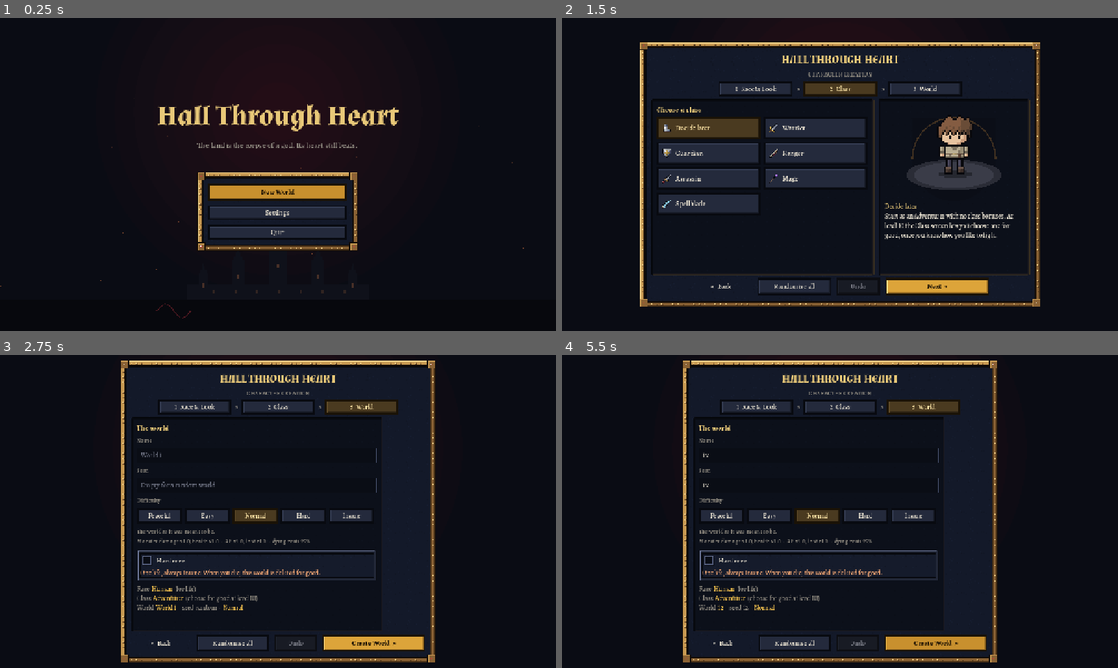
Above: before the commit, frames 1-4 (two rows, left to right).
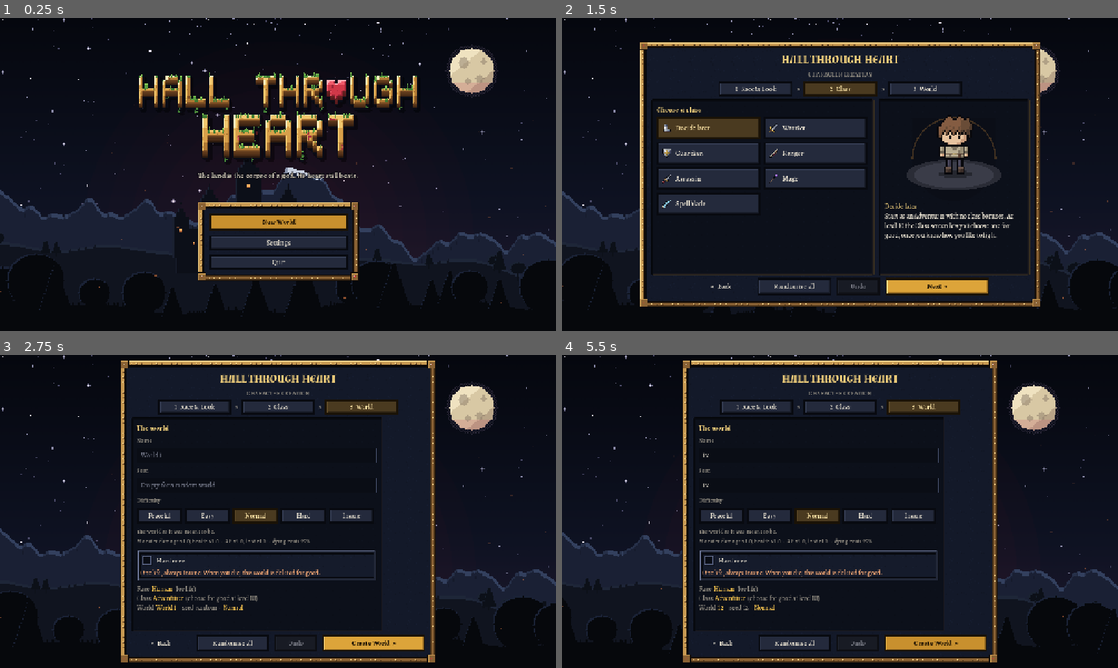
Above: after the commit, the same moments.

Repository: snamberi/Hall-Through-Heart
Game: Godot game, scene res://scenes/menu.tscn
The game is run twice, just before and just after one commit, with the same random seed, the same clock (stepped at 60 frames per second) and the same inputs. Sound files missing from this copy of the repository are replaced by a short silence.
Inputs (mouse positions are in pixels of both pictures, inside the frame that each line leads up to):
- Up to frame 1 (0.25 s): no input
- Up to frame 2 (1.5 s): click "New World" at 0.5 s; click "Next >" at 1.25 s
- Up to frame 3 (2.75 s): click "Next >" at 2 s
- Up to frame 4 (5.5 s): click (817, 455) at 2.77 s; type "12" at 2.85 s; click (817, 486) at 3 s; type "12" at 3.08 s; click "Easy" at 3.5 s; click "Easy" at 4.25 s; click "Normal" at 5 s

The runs differ from the first frame. In frame 1, 20% of the frame differs, in the area x 0-100%, y 0-96%; in frame 2, 4.2%; in frame 3, 5.8%; in frame 4, 6.2%.

Commit message:
Containers look like what was opened; pixel logo and title panorama
The bag is stitched leather with sewn pockets; a chest's side is dark
boards held by riveted iron; a crafting table's screen is its planked top
with wells cut in it (for crafts; gathering keeps the plain look); the
furnace is sooty brick. Plain things sit in the container's own slots,
finer ones keep their rarity frames. Drawn pixel by pixel as tiling
nine-slice frames (tools/generate_containers.py).

The title shows a logo drawn pixel by pixel (tools/generate_title.py):
chunky bevelled bronze letters standing as carved blocks, moss and grass
over their tops, vines hanging, a heart for the O, veins through HEART.
Behind it a night panorama in layers that drift at their own pace and
wrap round: stars and the moon, snow-capped mountains, the Sanctuary on
its hills with lit windows, dark woods, embers, and a crimson glow that
beats with the heart. Shown at whole-number scales so every pixel stays
square.

Co-Authored-By: Claude Opus 5.5 <noreply@anthropic.com>
Claude-Session: https://claude.ai/code/session_018VKRMzBJrrQDcMAxNX13Ea

Diff:
--- a/scripts/ui/furnace_menu.gd
+++ b/scripts/ui/furnace_menu.gd
@@ -24,6 +24,7 @@
 	note.horizontal_alignment = HORIZONTAL_ALIGNMENT_CENTER
 	content.add_child(note)
 	var panel := UITheme.inset_panel()
+	panel.add_theme_stylebox_override("panel", UITheme.skin_panel("stone"))
 	content.add_child(panel)
 	var box := VBoxContainer.new()
 	box.add_theme_constant_override("separation", 8)
--- a/scripts/ui/inventory_menu.gd
+++ b/scripts/ui/inventory_menu.gd
@@ -119,7 +119,9 @@
 	content.add_child(columns)
 
 	# --- left: the bag
+	# Opening the bag looks into it: stitched leather and sewn pockets.
 	var bag_panel := UITheme.inset_panel()
+	bag_panel.add_theme_stylebox_override("panel", UITheme.skin_panel("pack"))
 	columns.add_child(bag_panel)
 	var left := VBoxContainer.new()
 	left.add_theme_constant_override("separation", 8)
@@ -1007,7 +1009,7 @@
 
 
 func _style_button(button: Button, item: Item) -> void:
-	ItemGrid.style_slot(button, item, item != null and item == _selected)
+	ItemGrid.style_slot(button, item, item != null and item == _selected, "pack" if button.get_parent() == _grid else "")
 
 
 ## Hotbar keys put the hovered (or selected) item in that slot; the
--- a/scripts/ui/item_grid.gd
+++ b/scripts/ui/item_grid.gd
@@ -17,6 +17,8 @@
 var tooltip: ItemTooltip
 ## Extra line for the tooltip, per item (a price, say). Optional.
 var note_for: Callable
+## A container's look for the slots ("pack", "chest"...; see UITheme.skin_slot).
+var skin := ""
 ## The item drawn as chosen, if any.
 var selected: Item
 ## Items shown with a tick (marked to sell or throw away together).
@@ -52,7 +54,7 @@
 		var button := _buttons[index]
 		button.visible = index < count
 		var item: Item = items[index] if index < items.size() else null
-		style_slot(button, item, item != null and item == selected)
+		style_slot(button, item, item != null and item == selected, skin)
 		_counts[index].text = str(item.count) if item and item.count > 1 else ""
 		_marks[index].visible = item != null and item in marked
 		_locks[index].visible = item != null and item.locked
@@ -122,7 +124,13 @@
 
 ## A sunken pixel-art slot in the item's rarity look (see
 ## UITheme.rarity_slot), lit up while hovered; the chosen item's is gold.
-static func frame_style(item: Item, chosen: bool, kind: String = "") -> StyleBoxTexture:
+static func frame_style(item: Item, chosen: bool, kind: String = "", skin: String = "") -> StyleBoxTexture:
+	# In a container's own look, plain things sit in its slots; finer ones
+	# keep their rarity's frame.
+	if skin != "" and (item == null or item.rarity == 0 or chosen or kind == "slot_active"):
+		var skinned := UITheme.skin_slot(skin, kind if kind != "" else ("slot_active" if chosen else "slot"))
+		skinned.set_content_margin_all(5)
+		return skinned
 	if item and not chosen and kind in ["", "slot_hover"]:
 		var framed := UITheme.rarity_slot(item.rarity)
 		if kind == "slot_hover":
@@ -136,11 +144,11 @@
 ## Dresses any button as an item slot, with the same four states everywhere:
 ## hover lifts the fill and brightens the edge, pressed sinks it, disabled
 ## greys it.
-static func style_slot(button: Button, item: Item, chosen: bool = false) -> void:
-	var style := frame_style(item, chosen)
-	var hover := frame_style(item, chosen, "slot_active" if chosen else "slot_hover")
-	var pressed := frame_style(item, chosen, "slot_active")
-	var disabled := frame_style(item, chosen)
+static func style_slot(button: Button, item: Item, chosen: bool = false, skin: String = "") -> void:
+	var style := frame_style(item, chosen, "", skin)
+	var hover := frame_style(item, chosen, "slot_active" if chosen else "slot_hover", skin)
+	var pressed := frame_style(item, chosen, "slot_active", skin)
+	var disabled := frame_style(item, chosen, "", skin)
 	disabled.modulate_color = Color(0.6, 0.6, 0.65)
 	button.add_theme_stylebox_override("normal", style)
 	button.add_theme_stylebox_override("pressed", pressed)
--- a/scripts/ui/main_menu.gd
+++ b/scripts/ui/main_menu.gd
@@ -3,6 +3,19 @@
 ## list, make a new world with a difficulty, change settings, or quit.
 
 const GAME := "res://scenes/main.tscn"
+## The logo and the panorama behind everything (tools/generate_title.py):
+## the sky stands still; the layers in front drift past at their own pace,
+## in whole art pixels, wrapping round.
+const LOGO: Texture2D = preload("res://assets/ui/logo.png")
+const SKY: Texture2D = preload("res://assets/ui/title_sky.png")
+const SKY_SIZE := Vector2(427, 240)
+const LAYER_WIDTH := 640.0
+## [picture, art pixels a second]
+const LAYERS := [
+	[preload("res://assets/ui/title_far.png"), 1.0],
+	[preload("res://assets/ui/title_hills.png"), 3.0],
+	[preload("res://assets/ui/title_woods.png"), 8.0],
+]
 
 var _pages: Dictionary[String, Control] = {}
 var _save_list: VBoxContainer
@@ -23,6 +36,7 @@
 
 func _ready() -> void:
 	theme = UITheme.get_theme()
+	texture_filter = CanvasItem.TEXTURE_FILTER_NEAREST
 	set_anchors_and_offsets_preset(Control.PRESET_FULL_RECT)
 	get_tree().paused = false
 	Engine.time_scale = 1.0
@@ -52,57 +66,33 @@
 
 
 func _draw() -> void:
-	# A dark field with a faint glow where the heart would be, beating.
-	draw_rect(Rect2(Vector2.ZERO, size), Color("0a0c14"))
+	# The night over the land, at the largest whole scale that fills the
+	# window (cropped evenly), so each art pixel is a square of screen ones.
 	var now := Time.get_ticks_msec() / 1000.0
-	var middle := Vector2(size.x / 2.0, size.y * 0.3)
+	var scale := ceilf(maxf(size.y / SKY_SIZE.y, size.x / SKY_SIZE.x))
+	var view := SKY_SIZE * scale
+	var origin := ((size - view) / 2.0).floor()
+	draw_rect(Rect2(Vector2.ZERO, size), Color("05070e"))
+	draw_texture_rect(SKY, Rect2(origin, view), false)
+	# A faint glow low in the sky, beating with the heart under the land.
 	var beat := _beat(now)
-	for ring in 9:
-		draw_circle(middle, 420.0 - ring * 44.0 + beat * 10.0, Color(0.45, 0.08, 0.12, 0.03 + 0.012 * beat))
-	if not _pages.has("home") or not _pages["home"].visible:
-		return
-	# The Sanctuary far off: a pixel silhouette on the horizon, its windows
-	# lit in time with the heart.
-	var ground := roundf(size.y * 0.9)
-	var dark := Color("0f111a")
-	draw_rect(Rect2(0, ground, size.x, size.y - ground), Color("07080d"))
-	var mid := roundf(size.x / 2.0)
-	var block := 4.0
-	# The hall, then towers by height: [offset from the middle, width, height].
-	draw_rect(Rect2(mid - 210.0, ground - 36.0, 420.0, 36.0), dark)
-	for tower: Array in [[0.0, 40.0, 132.0], [-92.0, 28.0, 92.0], [92.0, 28.0, 92.0], [-172.0, 22.0, 60.0], [172.0, 22.0, 60.0]]:
-		var x: float = mid + float(tower[0])
-		var width: float = tower[1]
-		var high: float = tower[2]
-		draw_rect(Rect2(x - width / 2.0, ground - high, width, high), dark)
-		# A stepped spire on top.
-		var step_width := width
-		var top := ground - high
-		while step_width > block:
-			step_width -= block * 2.0
-			top -= block * 2.0
-			draw_rect(Rect2(x - step_width / 2.0, top, step_width, block * 2.0), dark)
-		var glow := Color(0.95, 0.55, 0.3, 0.25 + 0.45 * beat)
-		draw_rect(Rect2(x - 3.0, ground - high * 0.62, 6.0, 9.0), glow)
-	for window in 7:
-		draw_rect(Rect2(mid - 150.0 + window * 50.0, ground - 22.0, 5.0, 8.0), Color(0.95, 0.55, 0.3, 0.15 + 0.3 * beat))
-	# The heartbeat line along the ground.
-	var points := PackedVector2Array()
-	var phase := fmod(now * 0.25, 1.0)
-	for index in 241:
-		var t := float(index) / 240.0
-		var d := fmod(t - phase + 1.0, 1.0) - 0.5
-		var y := ground + 26.0
-		if absf(d) < 0.03:
-			y -= sin((d + 0.03) / 0.06 * TAU) * 16.0
-		points.append(Vector2(t * size.x, y))
-	draw_polyline(points, Color(0.75, 0.2, 0.25, 0.4), 2.0)
-	# Embers rising.
+	var middle := Vector2(size.x / 2.0, origin.y + 168.0 * scale)
+	for ring in 7:
+		draw_circle(middle, (150.0 - ring * 18.0 + beat * 4.0) * scale, Color(0.5, 0.08, 0.14, 0.025 + 0.012 * beat))
+	for layer: Array in LAYERS:
+		var picture: Texture2D = layer[0]
+		var width := LAYER_WIDTH * scale
+		var shift := fmod(floorf(now * float(layer[1])), LAYER_WIDTH) * scale
+		var x := origin.x - shift
+		while x < size.x:
+			draw_texture_rect(picture, Rect2(Vector2(x, origin.y), Vector2(width, view.y)), false)
+			x += width
+	# Embers rising from the woods.
 	for index in 24:
 		var seed := float(index) * 37.13
 		var drift := fmod(now * (0.02 + fmod(seed, 0.03)) + fmod(seed, 1.0), 1.0)
-		var at := Vector2(fmod(seed * 91.7, size.x), ground - drift * size.y * 0.7)
-		draw_rect(Rect2(at.floor(), Vector2(2, 2)), Color(1.0, 0.55, 0.3, 0.5 * (1.0 - drift)))
+		var at := Vector2(fmod(seed * 91.7, size.x), size.y * 0.92 - drift * size.y * 0.7)
+		draw_rect(Rect2((at / scale).floor() * scale, Vector2(scale, scale)), Color(1.0, 0.55, 0.3, 0.55 * (1.0 - drift)))
 
 
 ## The heartbeat: two quick thumps, then a rest (0 to 1).
@@ -132,11 +122,20 @@
 func _home_page() -> Control:
 	var box := VBoxContainer.new()
 	box.add_theme_constant_override("separation", 12)
-	var title := UITheme.heading("Hall Through Heart", 64)
-	title.horizontal_alignment = HORIZONTAL_ALIGNMENT_CENTER
+	# The logo, drawn pixel by pixel, at three screen pixels to each of its own.
+	var title := TextureRect.new()
+	title.texture = LOGO
+	title.texture_filter = CanvasItem.TEXTURE_FILTER_NEAREST
+	title.expand_mode = TextureRect.EXPAND_IGNORE_SIZE
+	title.stretch_mode = TextureRect.STRETCH_SCALE
+	title.custom_minimum_size = LOGO.get_size() * 3.0
+	title.size_flags_horizontal = Control.SIZE_SHRINK_CENTER
 	box.add_child(title)
-	var line := UITheme.label("The land is the corpse of a god. Its heart still beats.", 18, UITheme.DIM)
+	var line := UITheme.label("The land is the corpse of a god. Its heart still beats.", 18, Color("c8c0b0"))
 	line.horizontal_alignment = HORIZONTAL_ALIGNMENT_CENTER
+	# Dark-edged, so it reads over the sky and the mountains behind.
+	line.add_theme_color_override("font_outline_color", Color(0.02, 0.02, 0.05, 0.95))
+	line.add_theme_constant_override("outline_size", 6)
 	box.add_child(line)
 	var gap := Control.new()
 	gap.custom_minimum_size.y = 24.0
--- a/scripts/ui/professions_menu.gd
+++ b/scripts/ui/professions_menu.gd
@@ -36,6 +36,8 @@
 ## The last recipe looked at in each profession, to come back to.
 var _last: Dictionary = {}
 var _list: VBoxContainer
+## The middle and right: a crafting table's top while a craft is chosen.
+var _bench: Array[PanelContainer] = []
 # Right.
 var _picture: TextureRect
 var _title: Label
@@ -140,6 +142,7 @@
 	# --- middle: the chosen profession
 	var middle_panel := UITheme.inset_panel()
 	columns.add_child(middle_panel)
+	_bench.append(middle_panel)
 	var middle := VBoxContainer.new()
 	middle.add_theme_constant_override("separation", 8)
 	middle.custom_minimum_size.x = 390.0
@@ -203,6 +206,7 @@
 	# --- right: the chosen recipe
 	var right_panel := UITheme.inset_panel()
 	columns.add_child(right_panel)
+	_bench.append(right_panel)
 	var right := VBoxContainer.new()
 	right.custom_minimum_size = Vector2(372.0, 0.0)
 	right_panel.add_child(right)
@@ -326,6 +330,12 @@
 	_xp_bar.queue_redraw()
 	var gathering := _selected in Professions.GATHERING
 	_tabs["recipes"].text = "Gathers" if gathering else "Recipes"
+	# Crafts are worked on the table: its planked top under the recipes.
+	for panel in _bench:
+		if gathering:
+			panel.remove_theme_stylebox_override("panel")
+		else:
+			panel.add_theme_stylebox_override("panel", UITheme.skin_panel("table"))
 	for id in _tabs:
 		_tabs[id].set_pressed_no_signal(id == _tab)
 	_filter_row.visible = _tab == "recipes" and not gathering
--- a/scripts/ui/storage_menu.gd
+++ b/scripts/ui/storage_menu.gd
@@ -54,14 +54,15 @@
 	var columns := HBoxContainer.new()
 	columns.add_theme_constant_override("separation", 14)
 	content.add_child(columns)
-	var chest_side := _column(columns)
+	# The chest's side looks into the chest; the bag's into the bag.
+	var chest_side := _column(columns, "chest")
 	_chest_title = chest_side[0]
 	_chest_way = chest_side[2]
 	_chest_grid = chest_side[1]
 	_chest_grid.note_for = func(_item: Item) -> String: return "[color=#%s]Click to take it into your bag[/color]" % UITheme.GOOD.to_html(false)
 	_chest_grid.picked.connect(func(item: Item, index: int) -> void: _take(_saved[index], item.count / 2 if Input.is_key_pressed(KEY_SHIFT) and item.count > 1 else item.count))
 	_chest_grid.alt_picked.connect(func(_item: Item, index: int) -> void: _take(_saved[index], 1))
-	var bag_side := _column(columns)
+	var bag_side := _column(columns, "pack")
 	_bag_title = bag_side[0]
 	_bag_way = bag_side[2]
 	_bag_grid = bag_side[1]
@@ -207,8 +208,9 @@
 
 ## One side of the screen: a heading and which way a click moves things,
 ## over a grid. Returns [heading, grid, direction label].
-func _column(parent: Control) -> Array:
+func _column(parent: Control, skin: String) -> Array:
 	var panel := UITheme.inset_panel()
+	panel.add_theme_stylebox_override("panel", UITheme.skin_panel(skin))
 	parent.add_child(panel)
 	var box := VBoxContainer.new()
 	box.add_theme_constant_override("separation", 8)
@@ -221,6 +223,7 @@
 	var way := UITheme.label("", 14, UITheme.INFO)
 	head.add_child(way)
 	var grid := ItemGrid.new()
+	grid.skin = skin
 	grid.setup(player, _tip, 8, 7)
 	box.add_child(grid)
 	return [heading, grid, way]
--- a/scripts/ui/ui_theme.gd
+++ b/scripts/ui/ui_theme.gd
@@ -345,6 +345,21 @@
 ## An item slot: "slot", "slot_hover" or "slot_active".
 static func slot(kind: String = "slot") -> StyleBoxTexture:
 	return _frame(kind, 8, 4)
+
+
+## The inside of what was opened, so its screen looks like it: "pack" (the
+## bag: stitched leather), "table" (a crafting table's planked top),
+## "chest" (dark boards in iron) or "stone" (a furnace's sooty brick).
+static func skin_panel(kind: String) -> StyleBoxTexture:
+	return _frame("skin_" + kind, 16, 14)
+
+
+## A slot in a container's own look: a sewn pocket, a well cut in the
+## table, a box in the chest, a hollow in the brick. `state` is "slot",
+## "slot_hover" or "slot_active".
+static func skin_slot(kind: String, state: String = "slot") -> StyleBoxTexture:
+	var suffix := "" if state == "slot" else state.trim_prefix("slot")
+	return _frame("skin_%s_slot%s" % [kind, suffix], 8, 5)
 
 
 ## An item slot in its rarity's look (0 common .. 5 mythic): the lip in
Binary file added: assets/ui/logo.png
Not shown, added: assets/ui/logo.png.import
Binary file added: assets/ui/skin_chest.png
Not shown, added: assets/ui/skin_chest.png.import
Binary file added: assets/ui/skin_chest_slot.png
Not shown, added: assets/ui/skin_chest_slot.png.import
Binary file added: assets/ui/skin_chest_slot_active.png
Not shown, added: assets/ui/skin_chest_slot_active.png.import
Binary file added: assets/ui/skin_chest_slot_hover.png
Not shown, added: assets/ui/skin_chest_slot_hover.png.import
Binary file added: assets/ui/skin_pack.png
Not shown, added: assets/ui/skin_pack.png.import
(and 30 more such lines)
